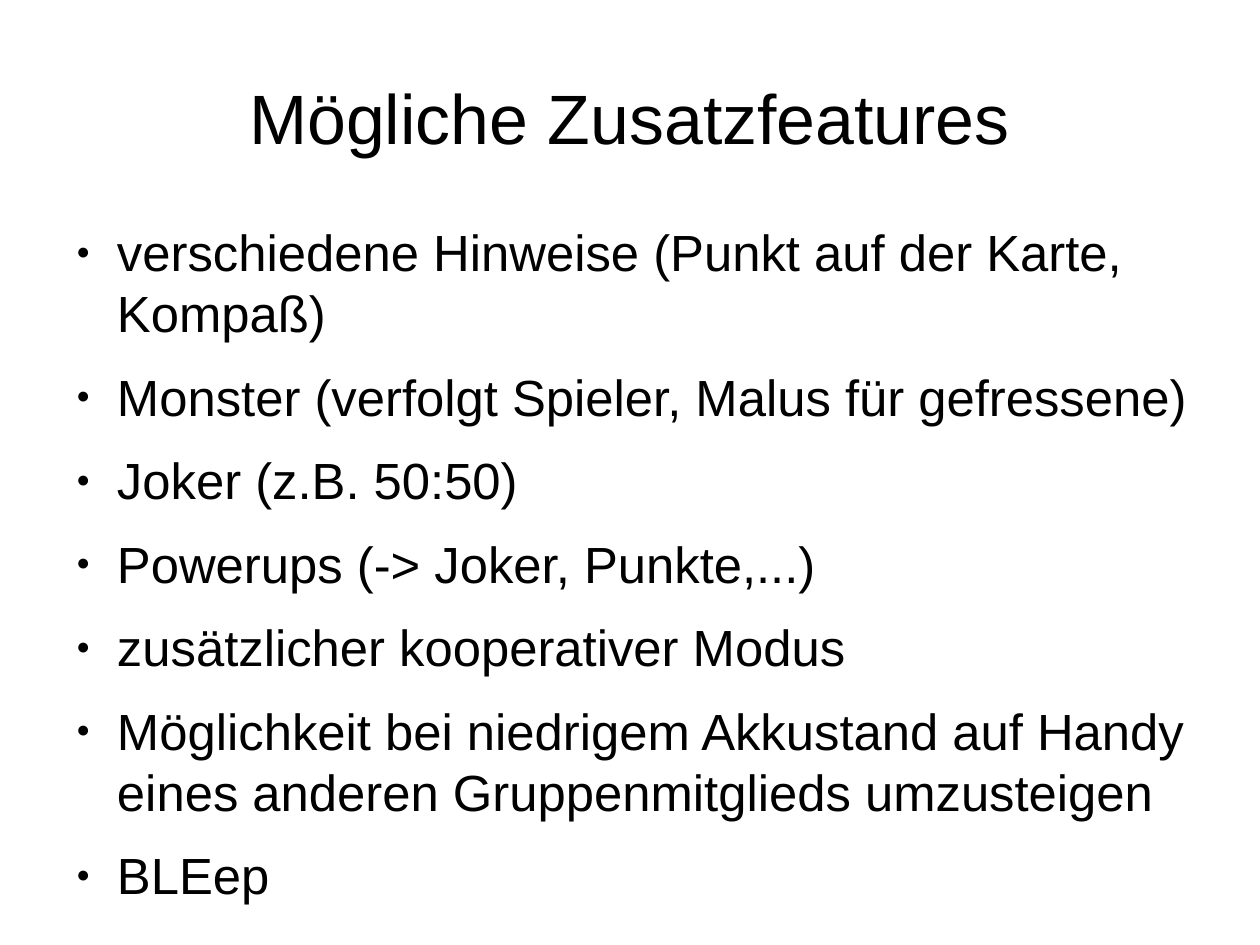
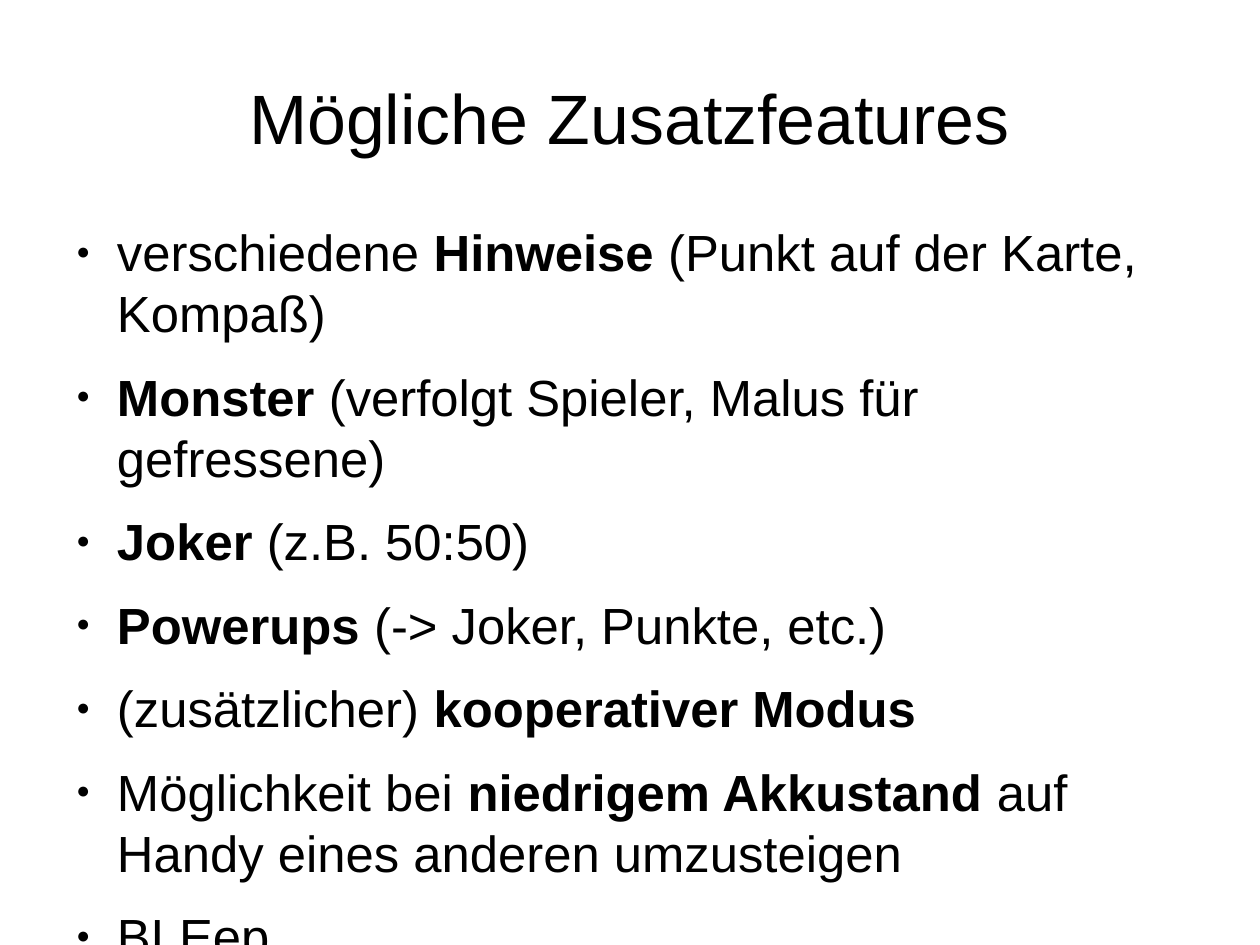
Before and after one commit to Institute-Web-Science-and-Technologies/GeoVisualization, a slide deck: slide 11 of Praesentation.odp. Drawn at 1260x945 pixels with LibreOffice and Linux fonts; fonts in the diff are those of the drawing. Boxes give left, top, right and bottom in pixels: in the first picture for what was removed or moved away, otherwise in the second. Text is boxed around its words. In the diff, an @@ line names an element or a change of style, - is before the commit and + after.

Commit message:
Update

```diff
--- a/Praesentation.odp
+++ b/Praesentation.odp
@@ text at box(117, 234, 1136, 571): bold on in "Hinweise", "Monster", "Joker" @@
@@ text at box(117, 607, 1068, 882): text changed @@
-● Powerups (-> Joker, Punkte,...)
-● zusätzlicher kooperativer Modus
-● Möglichkeit bei niedrigem Akkustand auf Handy eines anderen Gruppenmitglieds umzusteigen
+● Powerups (-> Joker, Punkte, etc.)
+● (zusätzlicher) kooperativer Modus
+● Möglichkeit bei niedrigem Akkustand auf Handy eines anderen umzusteigen
```
Also in this commit, not shown: 2 other slides changed.
